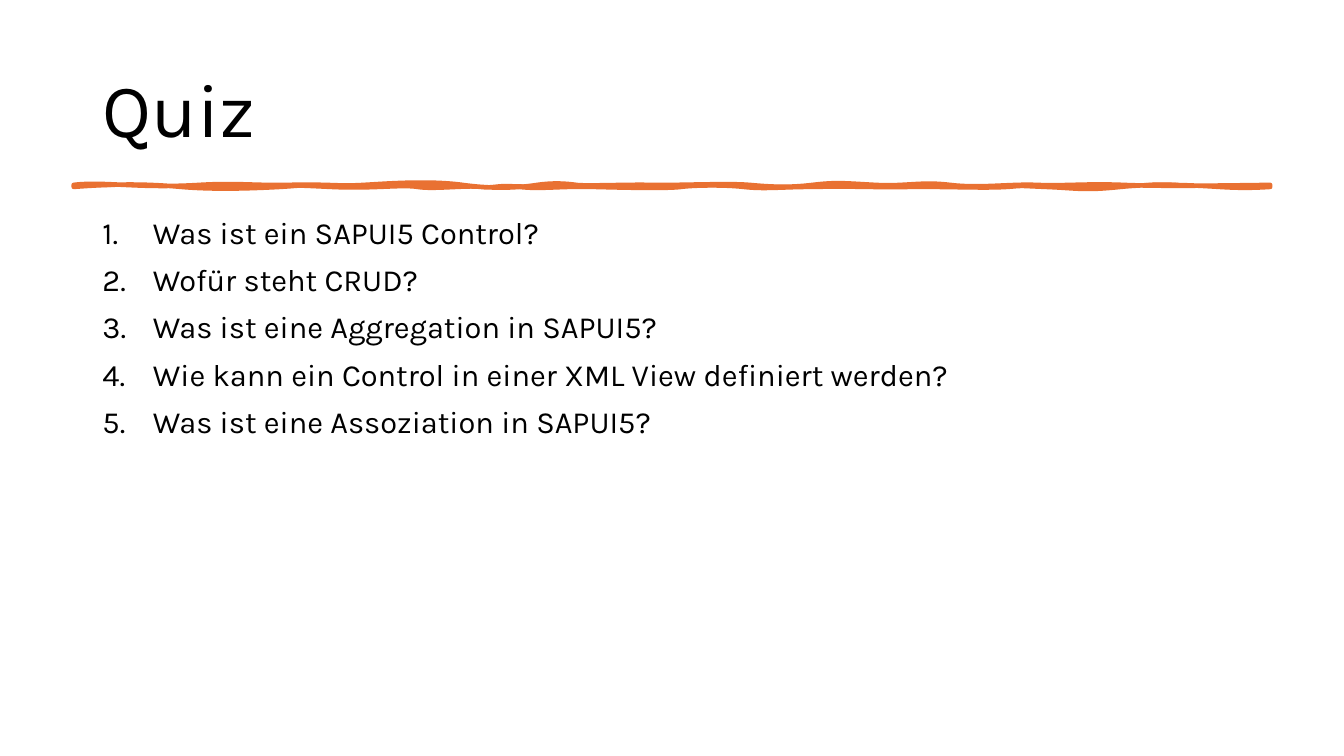
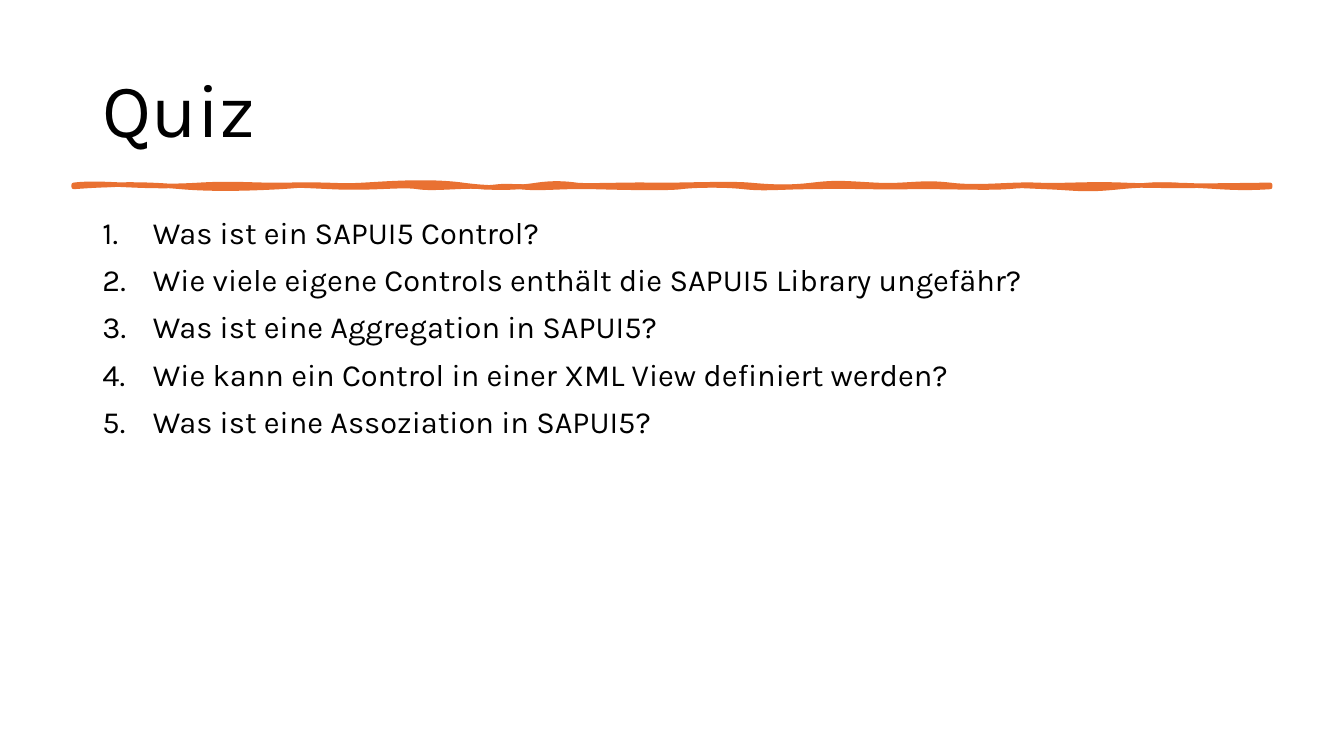
Before and after one commit to MatLange/SAPTraining, a slide deck: slide 95 of Tag01_SAPUI5-Fiori_DE.pptx (slide 57 before the commit). Drawn at 1344x756 pixels with LibreOffice and Linux fonts; fonts in the diff are those of the drawing. Boxes give left, top, right and bottom in pixels: in the first picture for what was removed or moved away, otherwise in the second. Text is boxed around its words. In the diff, an @@ line names an element or a change of style, - is before the commit and + after.

```diff
--- a/Tag01_SAPUI5-Fiori_DE.pptx
+++ b/Tag01_SAPUI5-Fiori_DE.pptx
@@ text at [153,269,1022,299]: text changed @@
-2. Wofür steht CRUD?
+2. Wie viele eigene Controls enthält die SAPUI5 Library ungefähr?
```
Also in this commit, not shown: 11 other slides changed, 39 slides added, 1 slide removed, 4 other files.
